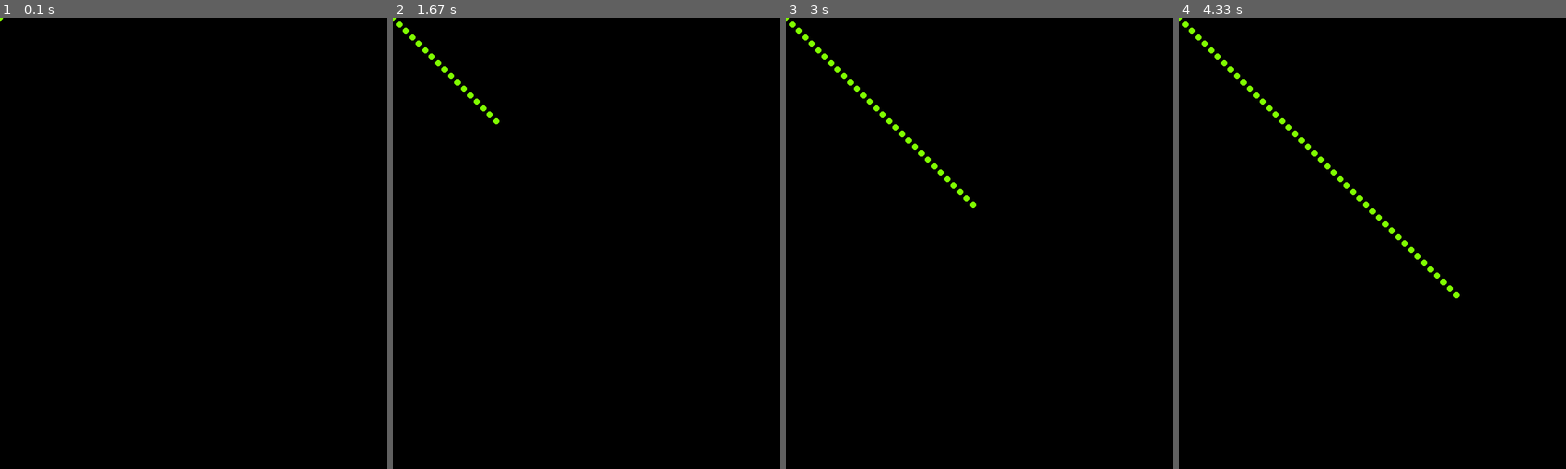
Above: before the commit, frames 1-4 (left to right).
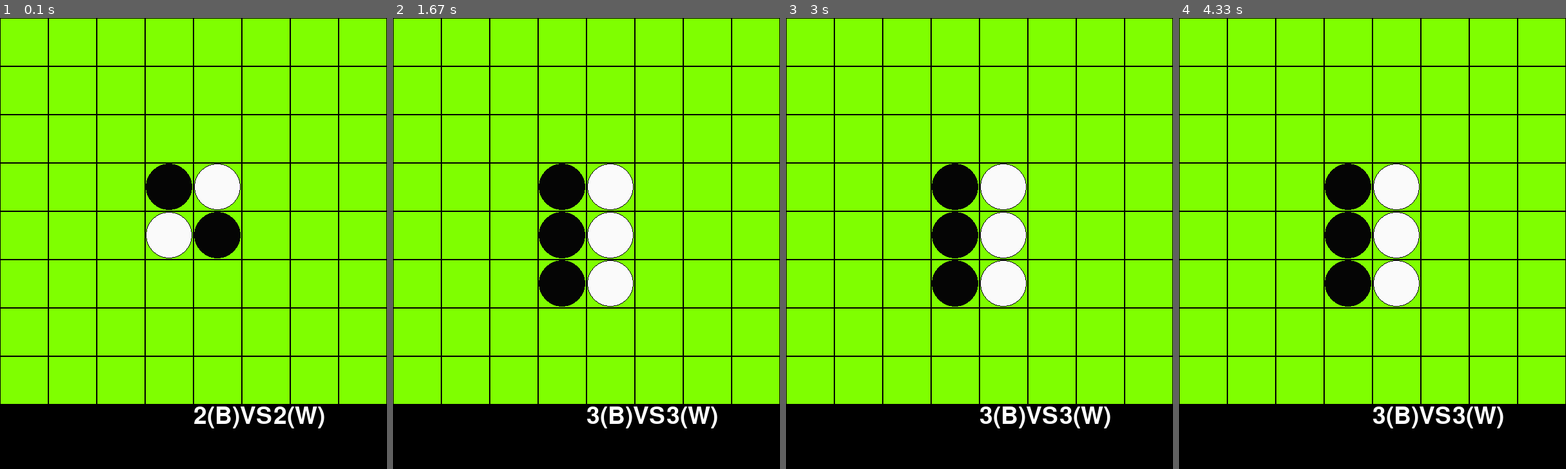
Above: after the commit, the same moments.

Repository: keymale/work
Game: pygame game, started from pygame_test.py
The game is run twice, just before and just after one commit, with the same random seed, the same clock (stepped at 60 frames per second) and the same inputs.
Inputs (mouse positions are in pixels of both pictures, inside the frame that each line leads up to):
- Up to frame 1 (0.1 s): no input
- Up to frame 2 (1.67 s): click (571, 261) at 0.38 s; click (586, 275) at 0.83 s
- Up to frame 3 (3 s): no input
- Up to frame 4 (4.33 s): no input

The runs differ from the first frame. In frame 1, 80% of the frame differs, in the area x 0-100%, y 0-91%; in frame 2, 79%; in frame 3, 79%; in frame 4, 78%.

Commit message:
pygame reversi

Diff:
--- a/pygame_test.py
+++ b/pygame_test.py
@@ -2,59 +2,151 @@
 import pygame
 from pygame.locals import *
 import time
+import numpy as np
 
-grid_num = 8
-grid = [[0 for _ in range(grid_num)] for _ in range(grid_num)]
+class Reversi():
+    def __init__(self,w, h, edge, grid_n):
+        self.w = w
+        self.h = h
+        self.edge = edge
+        self.grid_n = grid_n
+        self.w0 = self.w // self.grid_n
+        self.turn = "B"
+        self.nextturn = "W"
+        self.grid = np.array([['N' for _ in range(self.grid_n + 2)] for _ in range(self.grid_n + 2)])
+        pygame.init() # 初期化
+        self.font = pygame.font.Font(None, 55)
+        self.scr = pygame.display.set_mode((self.w, self.h))
+        pygame.display.set_caption("Pygame Test")
+        self.grid[4][4] = "B"
+        self.grid[4][5] = "W"
+        self.grid[5][4] = "W"
+        self.grid[5][5] = "B"
+        self.update()
+
+    def cnt_piece(self):
+        self.cnt_b = np.count_nonzero(self.grid == "B")
+        self.cnt_w = np.count_nonzero(self.grid == "W")
+        self.cnt_text = self.font.render(str(self.cnt_b) + "(B)VS" + str(self.cnt_w) + "(W)", True, (255,255,255))
+        self.scr.blit(self.cnt_text,[self.w/2, self.w])
+
+    def update(self):
+        '''盤面更新'''
+        self.scr.fill((0,0,0,))
+        for wi in range(self.grid_n):
+            for hi in range(self.grid_n):
+                pygame.draw.rect(self.scr,
+                                 (127,255,0),
+                                 Rect(self.w0 * wi + self.edge,
+                                      self.w0 * hi + self.edge,
+                                      self.w0 - (2 * self.edge),
+                                      self.w0 - (2 * self.edge)))
+        for wi in range(self.grid_n + 2):
+            for hi in range(self.grid_n + 2):
+                if self.grid[hi][wi] == "B":
+                    pygame.draw.circle(self.scr, (5,5,5), (int(self.w0*(-0.5 + wi)), int(self.w0*(-0.5 + hi))), self.w0//2 - (self.edge))
+                if self.grid[hi][wi] == "W":
+                    pygame.draw.circle(self.scr, (250,250,250), (int(self.w0*(-0.5 + wi)),int(self.w0*(-0.5 + hi))),self.w0//2 - (self.edge))
+                    pygame.draw.circle(self.scr, (5,5,5), (int(self.w0*(-0.5 + wi)),int(self.w0*(-0.5 + hi))), self.w0//2 - (self.edge),1)
+        self.cnt_piece()
+        pygame.display.update()
+
+    def change_turn(self):
+        self.turn, self.nextturn = self.nextturn, self.turn
+
+    def put_enable(self):
+        self.en = []
+        def check(hi, wi, hi_cnt, wi_cnt):
+            hi_cnt0 = hi_cnt
+            wi_cnt0 = wi_cnt
+            if not self.grid[hi + hi_cnt][wi + wi_cnt] == self.nextturn:
+                return False
+            else:
+                while True:
+                    hi_cnt0 += hi_cnt
+                    wi_cnt0 += wi_cnt
+                    if self.grid[hi + hi_cnt0][wi + wi_cnt0] == "N":
+                        return False
+                    if self.grid[hi + hi_cnt0][wi + wi_cnt0] == self.turn:
+                        self.en.append([hi,wi])
+                        return True
+        for wi in range(1,self.grid_n + 1):
+            for hi in range(1,self.grid_n + 1):
+                if self.grid[hi][wi] == "N":
+                    for hi_c in [-1, 0, 1]:
+                        for wi_c in [-1, 0, 1]:
+                            if not(hi_c == 0 and wi_c == 0):
+                                if check(hi, wi, hi_c, wi_c):
+                                    break
+                        else:
+                            continue
+                        break
+        if self.en == []:
+            print("置けるとこないで")
+            return False
+        else:
+            return True
+
+    def return_piece(self, w, h):
+        change_piece = []
+        self.grid[h][w] = self.turn
+        for hi_c in [-1, 0, 1]:
+            for wi_c in [-1, 0, 1]:
+                hi_c0 = 0
+                wi_c0 = 0
+                while True:
+                    hi_c0 += hi_c
+                    wi_c0 += wi_c
+                    if self.grid[h + hi_c0][w + wi_c0] == self.nextturn:
+                        change_piece.append([h + hi_c0, w + wi_c0])
+                        print(change_piece)
+                    elif self.grid[h + hi_c0][w + wi_c0] == self.turn:
+                        if change_piece == []:
+                            break
+                        else:
+                            for hc, wc in change_piece:
+                                self.grid[hc][wc] = self.turn
+                            break
+                    else:
+                        change_piece = []
+                        break
+
+    def click2pos(self, click):
+        for pos in range(self.grid_n):
+            if 0 < click - self.edge -self.w0 * pos < self.w0:
+                return pos + 1
+
+    def play(self):
+        while(True):
+            for event in pygame.event.get(): # 終了処理
+                if event.type == QUIT:
+                    pygame.quit()
+                    sys.exit()
+                if event.type == MOUSEBUTTONDOWN and event.button == 1:
+                    x, y = event.pos
+                    x_pos = self.click2pos(x)
+                    y_pos = self.click2pos(y)
+                    print("get_posision")
+                    if self.put_enable():
+                        print("置けます")
+                        if [y_pos, x_pos] in self.en:
+                            self.return_piece(x_pos, y_pos)
+                    else:
+                        print("change turn")
+                        print(self.turn)
+                    self.change_turn()
+                    self.update()
 
 
-def initialize(width, height, edge, grid):
-    pygame.init() # 初期化
-    screen = pygame.display.set_mode((width, height))
-    pygame.display.set_caption("Pygame Test")
-    screen.fill((0,0,0,))
-    for w in range(grid_num):
-        for h in range(grid_num):
-            pygame.draw.rect(screen, (127,255,0), Rect(width // grid_num * w + edge,
-                                                       width // grid_num * h + edge,
-                                                       width // grid_num - (2*edge),
-                                                       width // grid_num - (2*edge)))
-    grid[3][3] = "B"
-    grid[3][4] = "W"
-    grid[4][3] = "W"
-    grid[4][4] = "B"
-    return screen
-
-
-def update(width, height, edge, grid, screen):
-    for w in range(grid_num):
-        for h in range(grid_num):
-            if grid[h][w] == "B":
-                pygame.draw.circle(screen, (5,5,5), (int(width//grid_num*(0.5 + w)),int(width//grid_num*(0.5 + h))),width // grid_num//2 - (edge))
-            if grid[h][w] == "W":
-                pygame.draw.circle(screen, (250,250,250), (int(width//grid_num*(0.5 + w)),int(width//grid_num*(0.5 + h))),width // grid_num//2 - (edge))
-                pygame.draw.circle(screen, (5,5,5), (int(width//grid_num*(0.5 + w)),int(width//grid_num*(0.5 + h))),width // grid_num//2 - (edge),1)
 
 def main():
-    width = 600
-    height = 700
+    w = 600
+    h = 700
     edge = 1
-    screen = initialize(width, height, edge, grid)
-    while(True):
-        update(width, height, edge, grid, screen)
-        pygame.display.update()
+    grid_n = 8
+    reversi = Reversi(w, h, edge, grid_n)
+    reversi.play()
 
-        for event in pygame.event.get(): # 終了処理
-            if event.type == QUIT:
-                pygame.quit()
-                sys.exit()
-            if event.type == MOUSEBUTTONDOWN and event.button == 1:
-                x, y = event.pos
-                for w in range(grid_num):
-                    for h in range(grid_num):
-                        if x > width // grid_num * w + edge and x < width // grid_num * (w + 1) + edge and y > width // grid_num * h + edge and y < width // grid_num * (h + 1) + edge:
-                            x_pos = w
-                            y_pos = h
-                print(x_pos,y_pos)
 
 def test():
     width = 600
@@ -94,5 +186,5 @@
                 sys.exit()
 
 if __name__ == "__main__":
-    #main()
-    test()
+    main()
+    #test()
